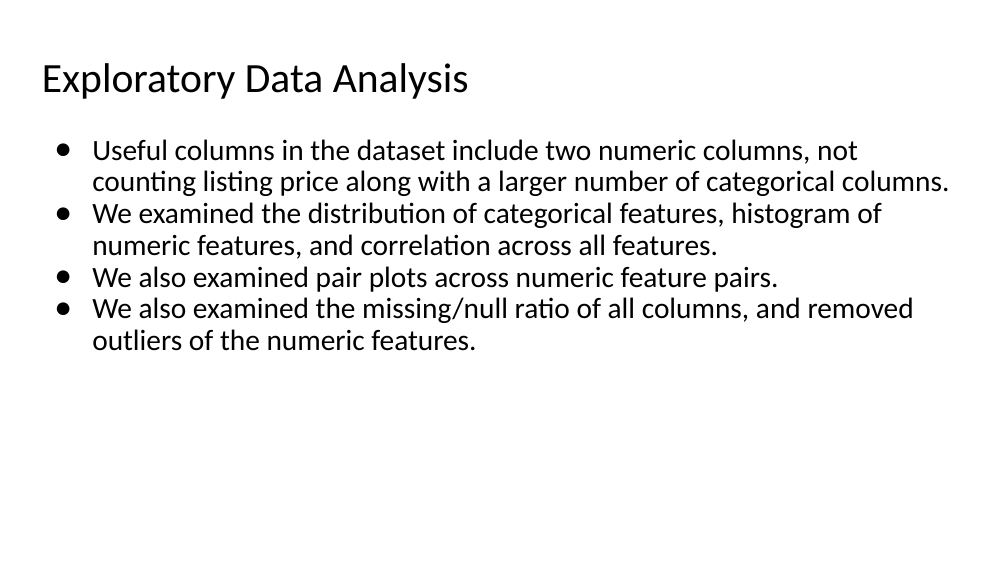
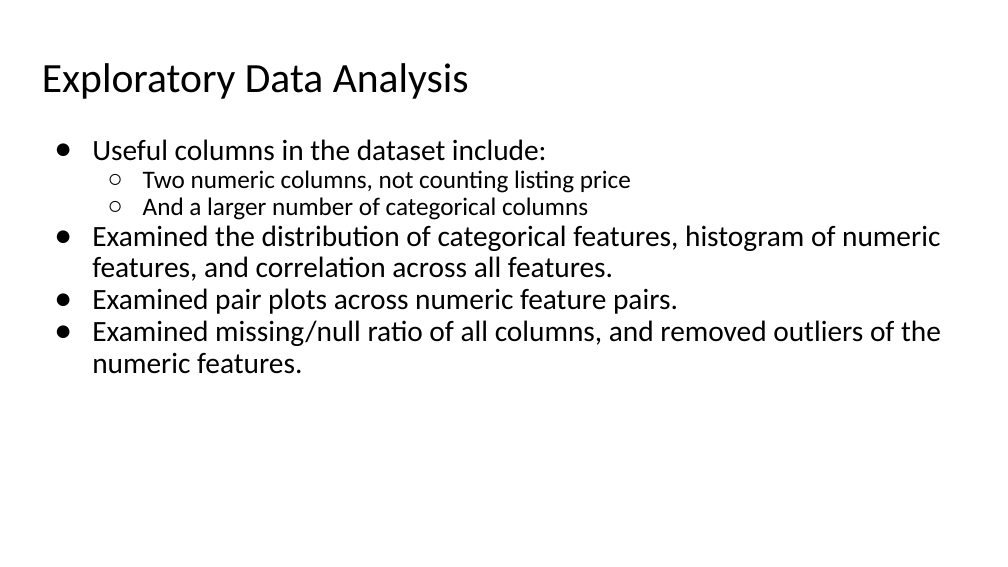
Before and after one commit to ranton256/used_car_sale_price_analysis, a slide deck: slide 9 of DSCI521_rna63_final_project_pres.pptx. Drawn at 1008x567 pixels with LibreOffice and Linux fonts; fonts in the diff are those of the drawing; background and template pictures are left out. Boxes give left, top, right and bottom in pixels: in the first picture for what was removed or moved away, otherwise in the second. Text is boxed around its words. In the diff, an @@ line names an element or a change of style, - is before the commit and + after.

```diff
--- a/DSCI521_rna63_final_project_pres.pptx
+++ b/DSCI521_rna63_final_project_pres.pptx
@@ text at box(92, 139, 941, 374): text changed @@
-● Useful columns in the dataset include two numeric columns, not counting listing price along with a larger number of categorical columns.
-● We examined the distribution of categorical features, histogram of numeric features, and correlation across all features.
-● We also examined pair plots across numeric feature pairs.
-● We also examined the missing/null ratio of all columns, and removed outliers of the numeric features.
+● Useful columns in the dataset include:
+  ○ Two numeric columns, not counting listing price
+  ○ And a larger number of categorical columns
+● Examined the distribution of categorical features, histogram of numeric features, and correlation across all features.
+● Examined pair plots across numeric feature pairs.
+● Examined missing/null ratio of all columns, and removed outliers of the numeric features.
```
Also in this commit, not shown: 6 other slides changed, 4 other files.
